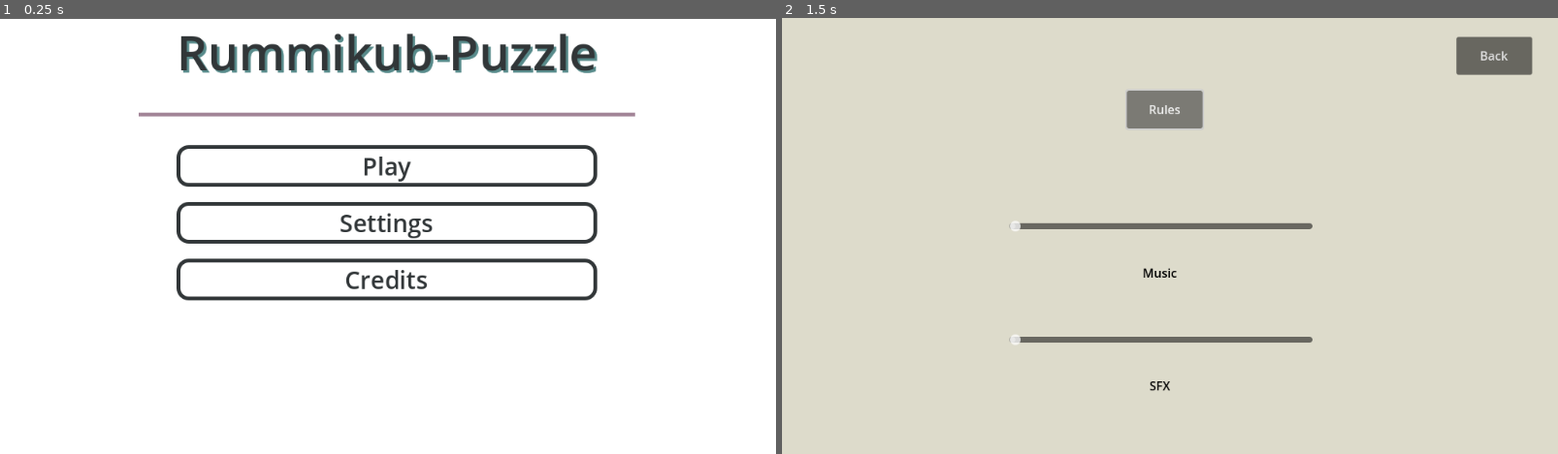
Above: before the commit, frames 1-2 (left to right).
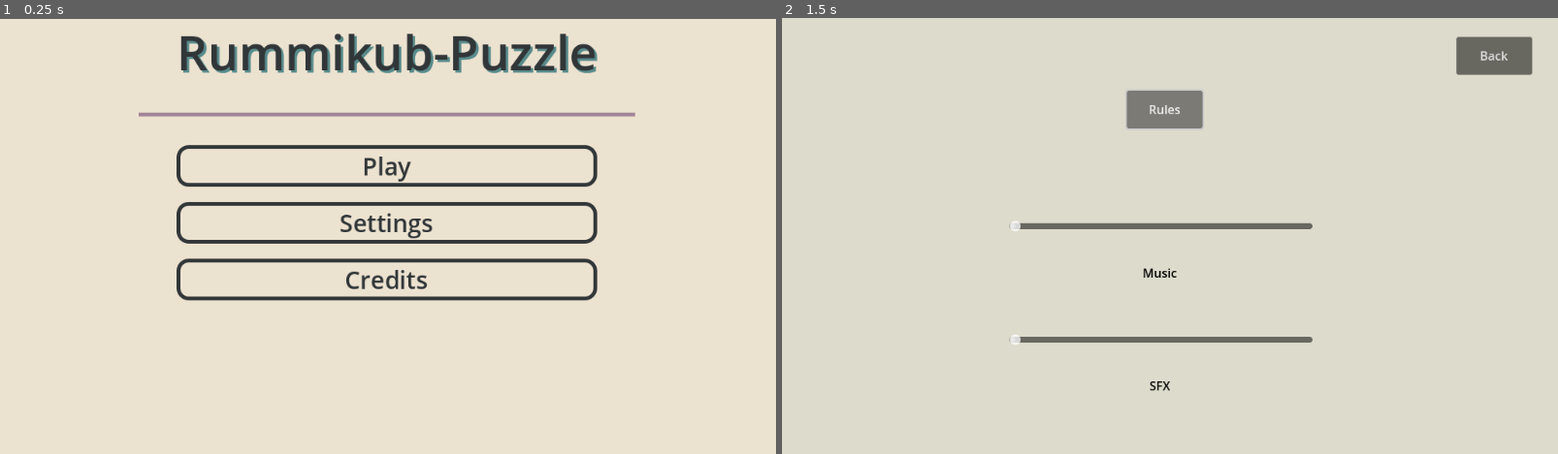
Above: after the commit, the same moments.

Repository: DaltonBaum/RummyCubed
Game: Godot game, scene res://scenes/main_menu.tscn
Two runs of this game, one before a commit and one after it. Both use one fixed random seed, a clock stepped at 60 frames per second and the inputs below.
Inputs:
- Up to frame 1 (0.25 s): no input
- Up to frame 2 (1.5 s): click "Settings" at 0.5 s; click "Rules" at 1.25 s

The runs differ from the first frame. In frame 1, 94% of the frame differs, in the area x 0-100%, y 0-100%; in frame 2, nothing differs.

Commit message:
Added more button logic to scenes

Diff:
--- a/scenes/Credits.tscn
+++ b/scenes/Credits.tscn
@@ -32,6 +32,7 @@
 offset_top = -6.0
 offset_right = 1029.0
 offset_bottom = 580.0
+color = Color(0.92549, 0.886275, 0.815686, 1)
 
 [node name="VBoxContainer" type="VBoxContainer" parent="."]
 layout_mode = 0
@@ -58,6 +59,7 @@
 [node name="Names" type="Label" parent="VBoxContainer"]
 custom_minimum_size = Vector2(100, 0)
 layout_mode = 2
+theme_override_colors/font_shadow_color = Color(0, 0.937255, 1, 0)
 theme_override_font_sizes/font_size = 20
 text = "Garrett Thompson
 Dalton Baum
--- a/scenes/difficulty_menu.tscn
+++ b/scenes/difficulty_menu.tscn
@@ -1,6 +1,7 @@
-[gd_scene load_steps=2 format=3 uid="uid://dp75j301cfcrd"]
+[gd_scene load_steps=3 format=3 uid="uid://dp75j301cfcrd"]
 
 [ext_resource type="Theme" uid="uid://bcvdwe3x3sw4" path="res://ui_theme.tres" id="1_vp7qb"]
+[ext_resource type="Script" path="res://scenes/difficulty_menu.gd" id="2_6wn2m"]
 
 [node name="DifficultyMenu" type="ColorRect"]
 anchors_preset = 15
@@ -10,6 +11,7 @@
 grow_vertical = 2
 theme = ExtResource("1_vp7qb")
 color = Color(0.92549, 0.886275, 0.815686, 1)
+script = ExtResource("2_6wn2m")
 
 [node name="MarginContainer" type="MarginContainer" parent="."]
 layout_mode = 1
@@ -61,3 +63,5 @@
 size_flags_vertical = 3
 text = "Back To Main Menu"
 clip_text = true
+
+[connection signal="pressed" from="MarginContainer/VBoxContainer/MarginContainer/ExitButton" to="." method="_on_exit_button_pressed"]
--- a/scenes/how_to_play.tscn
+++ b/scenes/how_to_play.tscn
@@ -1,17 +1,22 @@
-[gd_scene format=3 uid="uid://x6to6ffx8ukv"]
+[gd_scene load_steps=2 format=3 uid="uid://x6to6ffx8ukv"]
+
+[ext_resource type="Script" path="res://scenes/how_to_play.gd" id="1_mlj0j"]
 
 [node name="How-To-Play" type="Control"]
 layout_mode = 3
 anchors_preset = 0
 offset_right = 40.0
 offset_bottom = 40.0
+script = ExtResource("1_mlj0j")
 
 [node name="Background" type="ColorRect" parent="."]
+layout_mode = 0
 offset_right = 1024.0
 offset_bottom = 576.0
 color = Color(0.866667, 0.858824, 0.796078, 1)
 
 [node name="Back-Button" type="Button" parent="."]
+layout_mode = 0
 offset_left = 462.0
 offset_top = 450.0
 offset_right = 562.0
@@ -19,6 +24,7 @@
 text = "Back"
 
 [node name="Label" type="Label" parent="."]
+layout_mode = 0
 offset_left = 262.0
 offset_top = 100.0
 offset_right = 762.0
@@ -29,3 +35,5 @@
 Good Luck!"
 horizontal_alignment = 1
 autowrap_mode = 3
+
+[connection signal="pressed" from="Back-Button" to="." method="_on_back_button_pressed"]
--- a/scenes/main_menu.tscn
+++ b/scenes/main_menu.tscn
@@ -21,6 +21,7 @@
 offset_top = -10.0
 offset_right = 1029.0
 offset_bottom = 568.0
+color = Color(0.92549, 0.886275, 0.815686, 1)
 
 [node name="VBoxContainer" type="VBoxContainer" parent="."]
 layout_mode = 0
--- a/scenes/settings.tscn
+++ b/scenes/settings.tscn
@@ -1,15 +1,20 @@
-[gd_scene format=3 uid="uid://cfbcmp5fte3lt"]
+[gd_scene load_steps=2 format=3 uid="uid://cfbcmp5fte3lt"]
+
+[ext_resource type="Script" path="res://scenes/settings.gd" id="1_60sx1"]
 
 [node name="Settings" type="Control"]
 layout_mode = 3
 anchors_preset = 0
+script = ExtResource("1_60sx1")
 
 [node name="Background" type="ColorRect" parent="."]
+layout_mode = 0
 offset_right = 1024.0
 offset_bottom = 576.0
 color = Color(0.866667, 0.858824, 0.796078, 1)
 
 [node name="Rules" type="Button" parent="."]
+layout_mode = 0
 offset_left = 455.0
 offset_top = 96.0
 offset_right = 555.0
@@ -17,6 +22,7 @@
 text = "Rules"
 
 [node name="Back-Button" type="Button" parent="."]
+layout_mode = 0
 offset_left = 890.0
 offset_top = 25.0
 offset_right = 990.0
@@ -24,6 +30,7 @@
 text = "Back"
 
 [node name="Music" type="HSlider" parent="."]
+layout_mode = 0
 offset_left = 300.0
 offset_top = 200.0
 offset_right = 700.0
@@ -41,6 +48,7 @@
 horizontal_alignment = 1
 
 [node name="SFX" type="HSlider" parent="."]
+layout_mode = 0
 offset_left = 300.0
 offset_top = 350.0
 offset_right = 700.0
@@ -56,3 +64,6 @@
 text = "SFX
 "
 horizontal_alignment = 1
+
+[connection signal="pressed" from="Rules" to="." method="_on_rules_pressed"]
+[connection signal="pressed" from="Back-Button" to="." method="_on_back_button_pressed"]
